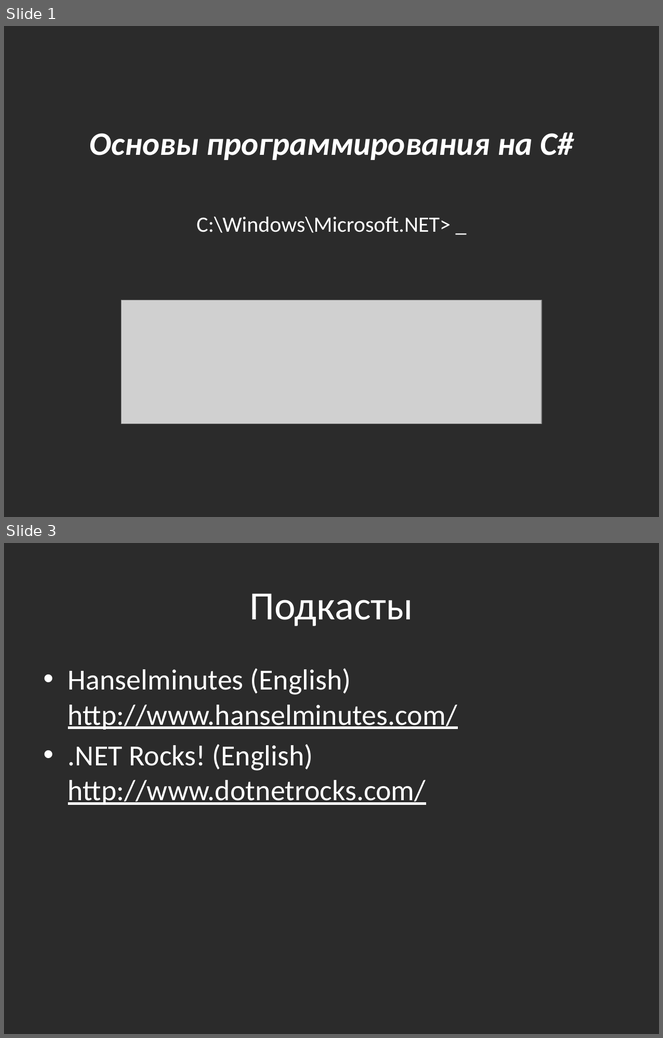
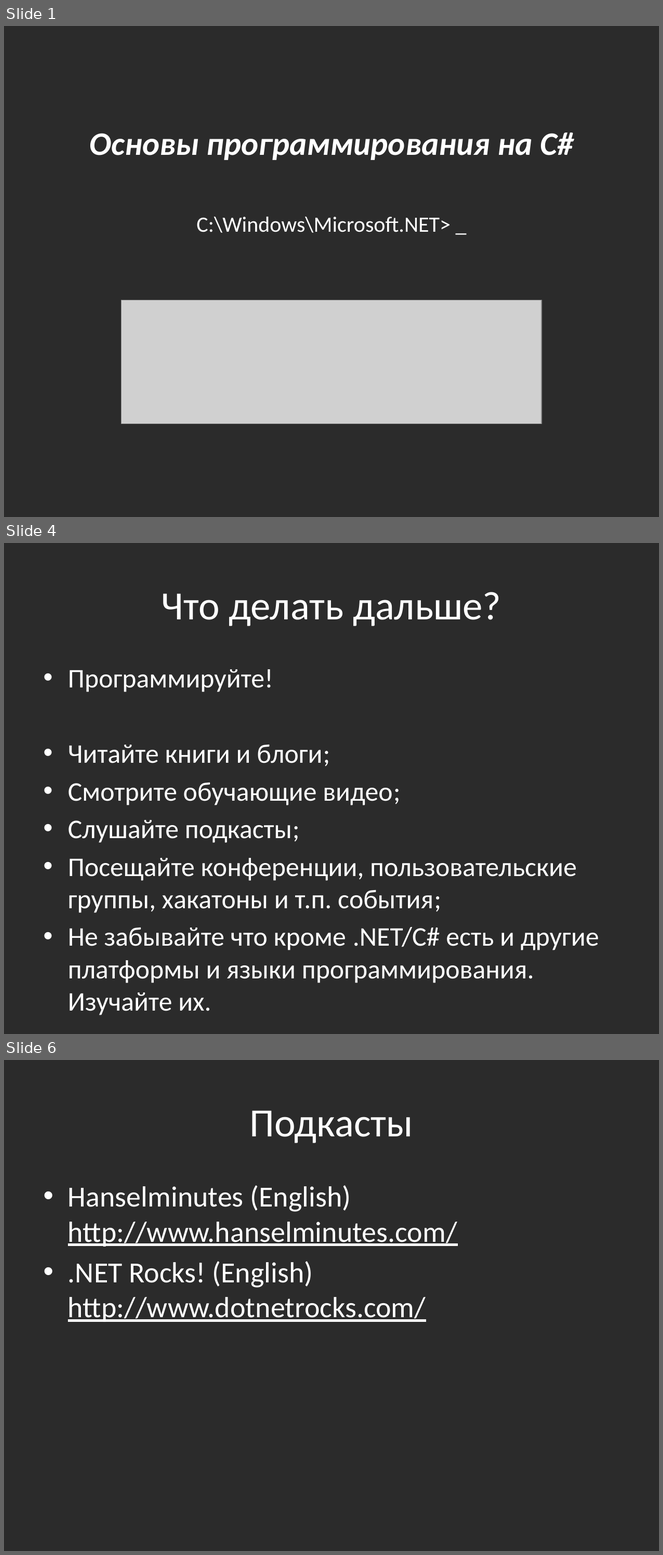
Before and after one commit to bazile/Training, a slide deck: Presentation/that-is-all-folks.pptx. Shown one above the other, each under a label of ours: slides 1 and 3 before the commit, slides 1, 4 and 6 after it; the slides between them are not shown. The pictures are 663x1038 and 663x1555 pixels, drawn with LibreOffice and Linux fonts; fonts in the diff are those of the drawing; grey boxes stand for pictures; background and template pictures are left out; a plain dark background stands for a picture behind light text. Boxes give left, top, right and bottom in pixels: in the first picture for what was removed or moved away, otherwise in the second. Text is boxed around its words. In the diff, an @@ line names an element or a change of style, - is before the commit and + after.

```diff
--- a/Presentation/that-is-all-folks.pptx
+++ b/Presentation/that-is-all-folks.pptx
@@ slide 4 added at (4, 543, 659, 1034), background picture (left out) @@
@@ title added at (162, 592, 501, 626), 44 pt, text #FFFFFF @@
+Что делать дальше?
@@ text added at (68, 669, 599, 983), 29.6 pt, text #FFFFFF @@
+• Программируйте!
+• Читайте книги и блоги;
+• Смотрите обучающие видео;
+• Слушайте подкасты;
+• Посещайте конференции, пользовательские группы, хакатоны и т.п. события;
+• Не забывайте что кроме .NET/C# есть и другие платформы и языки программирования. Изучайте их.
@@ what was slide 3 is now slide 6 @@
```
Also in this commit, not shown: 1 slide changed, 4 other slides added, 5 other files.
